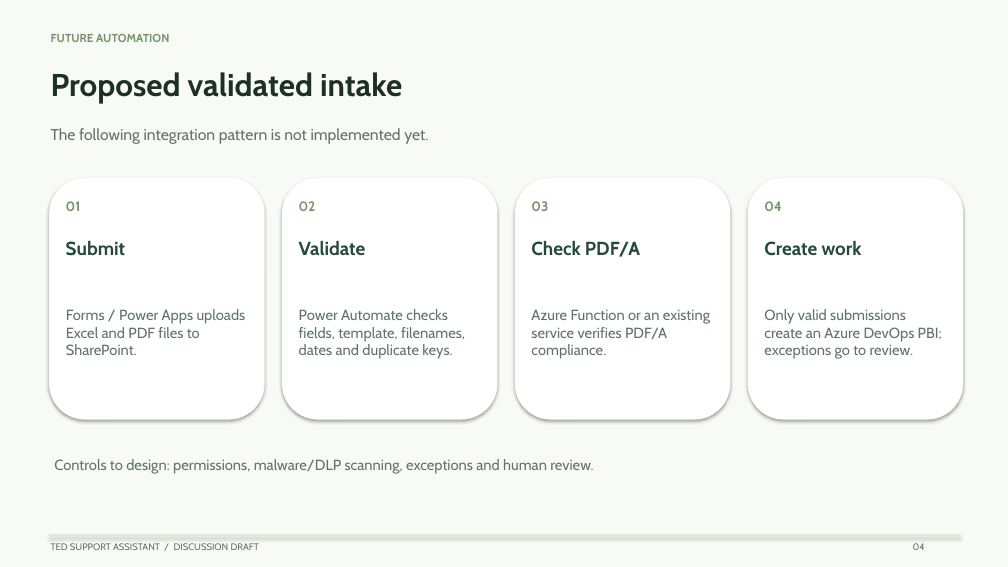
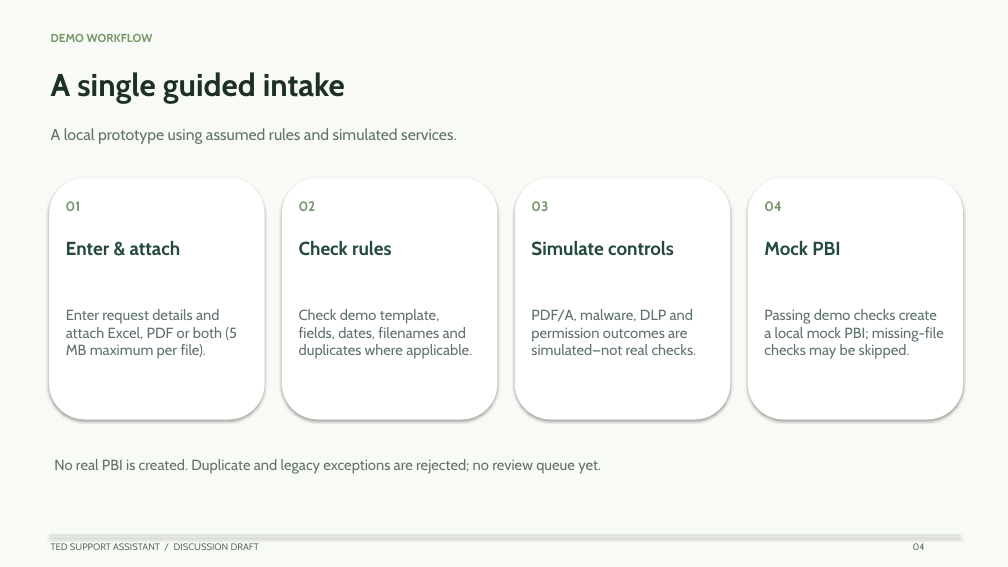
Before and after one commit to VamsiKrishna0910/ted-support-assistant, a slide deck: slide 4 of TED_Support_Prototype.pptx. Drawn at 1008x567 pixels with LibreOffice and Linux fonts; fonts in the diff are those of the drawing. Boxes give left, top, right and bottom in pixels: in the first picture for what was removed or moved away, otherwise in the second. Text is boxed around its words. In the diff, an @@ line names an element or a change of style, - is before the commit and + after.

```diff
--- a/TED_Support_Prototype.pptx
+++ b/TED_Support_Prototype.pptx
@@ text at [51, 34, 153, 42]: text changed @@
-FUTURE AUTOMATION
+DEMO WORKFLOW
@@ text at [51, 72, 345, 103]: text changed @@
-Proposed validated intake
+A single guided intake
@@ text at [51, 128, 457, 144]: text changed @@
-The following integration pattern is not implemented yet.
+A local prototype using assumed rules and simulated services.
@@ text at [66, 241, 181, 256]: text changed @@
-Submit
+Enter & attach
@@ text at [299, 241, 391, 256]: text changed @@
-Validate
+Check rules
@@ text at [531, 241, 674, 256]: text changed @@
-Check PDF/A
+Simulate controls
@@ text at [764, 241, 840, 255]: text changed @@
-Create work
+Mock PBI
@@ text at [66, 309, 237, 359]: text changed @@
-Forms / Power Apps uploads Excel and PDF files to SharePoint.
+Enter request details and attach Excel, PDF or both (5 MB maximum per file).
@@ text at [299, 309, 472, 359]: text changed @@
-Power Automate checks fields, template, filenames, dates and duplicate keys.
+Check demo template, fields, dates, filenames and duplicates where applicable.
@@ text at [531, 309, 697, 355]: text changed @@
-Azure Function or an existing service verifies PDF/A compliance.
+PDF/A, malware, DLP and permission outcomes are simulated—not real checks.
@@ text at [764, 309, 944, 359]: text changed @@
-Only valid submissions create an Azure DevOps PBI; exceptions go to review.
+Passing demo checks create a local mock PBI; missing-file checks may be skipped.
@@ text at [54, 459, 601, 474]: text changed @@
-Controls to design: permissions, malware/DLP scanning, exceptions and human review.
+No real PBI is created. Duplicate and legacy exceptions are rejected; no review queue yet.
```
Also in this commit, not shown: 3 other slides changed, 6 other files.
